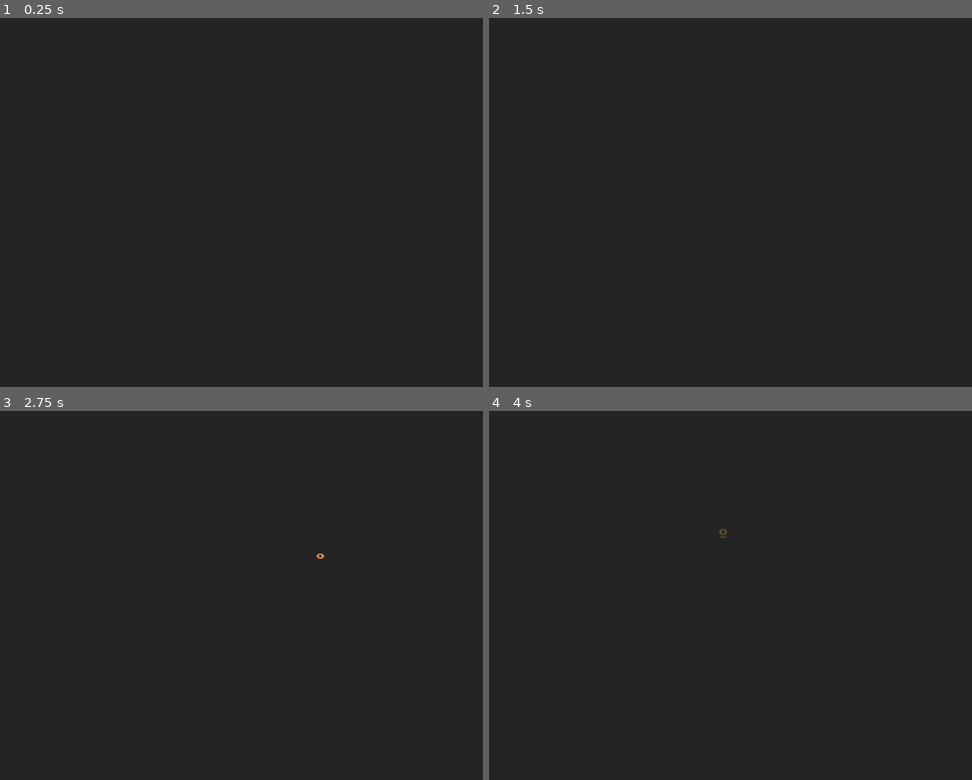
Above: before the commit, frames 1-4 (two rows, left to right).
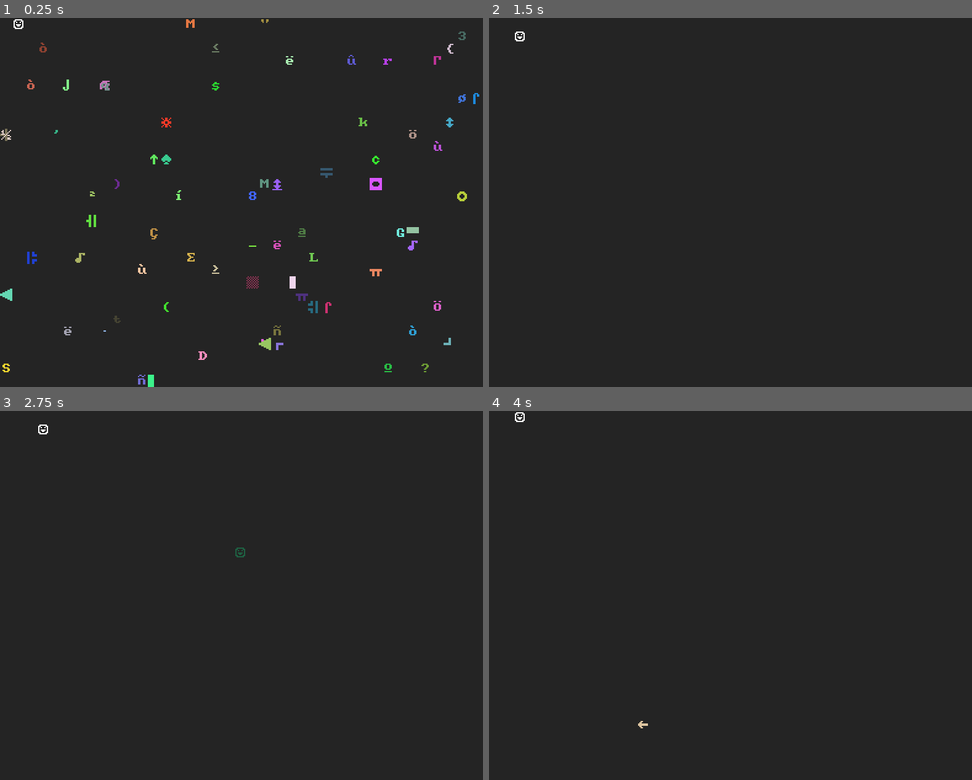
Above: after the commit, the same moments.

Repository: jameynakama/dontfindthekitty-gd
Game: Godot game, scene res://Main.tscn
Same seed, same stepped clock (60 frames per second), same inputs: the game is played once before the commit and once after it.
Inputs:
- Up to frame 1 (0.25 s): no input
- Up to frame 2 (1.5 s): tap Enter (enter) at 0.5, 0.6 s; hold Right (move_right, bound only after the commit) 0.53-1.28 s; hold Down (move_down, bound only after the commit) from 1.28 s (still down); tap Space (space) at 1.35 s
- Up to frame 3 (2.75 s): tap Space (space) at 2 s; release Down (move_down, bound only after the commit) at 2.03 s; hold Right (move_right, bound only after the commit) from 2.03 s (still down); tap Enter (enter) at 2.1 s
- Up to frame 4 (4 s): tap Enter (enter) at 2.75, 3.6 s; release Right (move_right, bound only after the commit) at 2.78 s; hold Up (move_up, bound only after the commit) 2.78-3.53 s; tap Space (space) at 2.85, 3.5 s; hold Left (move_left, bound only after the commit) from 3.53 s (still down)

The runs differ from the first frame. In frame 1, 1.8% of the frame differs, in the area x 0-100%, y 0-100%; in frame 2, less than 0.1%; in frame 3, less than 0.1%; in frame 4, less than 0.1%.

Commit message:
Make animals spawn and move

Diff:
--- a/Aminal.gd
+++ b/Aminal.gd
@@ -1,14 +1,63 @@
-extends AnimatedSprite
+extends Area2D
 
+const TILE_SIZE = 20
+const MOVE_TIMEOUT = 0.2
+const CHANCE_TO_WAIT = 0.8
 
 var screen_size
+var directions = [
+	Vector2.UP,
+	Vector2.RIGHT,
+	Vector2.DOWN,
+	Vector2.LEFT,
+]
+
+onready var ray = $RayCast2D
 
 
 func _ready():
-	print('aminal ready')
+	randomize()
 	screen_size = get_viewport_rect().size
-	position.x = randi() % int(screen_size.x / 20) * 20
-	position.y = randi() % int(screen_size.y / 20) * 20
-	frame = randi() % 256
+	$AnimatedSprite.frame = randi() % 253
+
+	# TODO: Figure out how not to spawn over another
+#	while true:
+#		position += get_random_vector()
+#		position = position.snapped(Vector2.ONE * TILE_SIZE)
+#		position += Vector2.ONE * (TILE_SIZE / 2)
+#		ray.cast_to = Vector2.ZERO
+#		ray.force_raycast_update()
+#		if ray.is_colliding():
+#			print("I'm colliding!")
+#		if !ray.is_colliding():
+#			break
+
+	position += get_random_vector()
+	position = position.snapped(Vector2.ONE * TILE_SIZE)
+	position += Vector2.ONE * (TILE_SIZE / 2)
+
 	modulate = Color8(randi() % 226 + 30, randi() % 226 + 30, randi() % 226 + 30)
-	print('aminal at position', position)
+
+	$MoveTimer.start(MOVE_TIMEOUT)
+
+
+func get_random_vector():
+	var random_x = randi() % int(screen_size.x) / TILE_SIZE
+	var random_y = randi() % int(screen_size.y) / TILE_SIZE
+	return Vector2(random_x * TILE_SIZE, random_y * TILE_SIZE)
+
+
+func move():
+	if randf() < CHANCE_TO_WAIT:
+		return
+
+	var target_position = directions[randi() % directions.size()] * TILE_SIZE
+	ray.cast_to = target_position
+	ray.force_raycast_update()
+	if !ray.is_colliding() and randf() < 0.4:
+		var future_position = position + target_position
+		if future_position.x < 0 or future_position.x > screen_size.x \
+			or future_position.y < 0 or future_position.y > screen_size.y:
+			return
+		position = future_position
+	$MoveTimer.start(MOVE_TIMEOUT)
--- a/Aminal.tscn
+++ b/Aminal.tscn
@@ -1,13 +1,8 @@
-[gd_scene load_steps=260 format=2]
+[gd_scene load_steps=258 format=2]
 
 [ext_resource path="res://assets/qbicfeet_10x10.png" type="Texture" id=1]
 [ext_resource path="res://Aminal.gd" type="Script" id=2]
 
-[sub_resource type="AtlasTexture" id=1]
-flags = 4
-atlas = ExtResource( 1 )
-region = Rect2( 0, 0, 20, 20 )
-
 [sub_resource type="AtlasTexture" id=2]
 flags = 4
 atlas = ExtResource( 1 )
@@ -163,11 +158,6 @@
 atlas = ExtResource( 1 )
 region = Rect2( 300, 20, 20, 20 )
 
-[sub_resource type="AtlasTexture" id=33]
-flags = 4
-atlas = ExtResource( 1 )
-region = Rect2( 0, 40, 20, 20 )
-
 [sub_resource type="AtlasTexture" id=34]
 flags = 4
 atlas = ExtResource( 1 )
@@ -192,11 +182,6 @@
 flags = 4
 atlas = ExtResource( 1 )
 region = Rect2( 100, 40, 20, 20 )
-
-[sub_resource type="AtlasTexture" id=39]
-flags = 4
-atlas = ExtResource( 1 )
-region = Rect2( 120, 40, 20, 20 )
 
 [sub_resource type="AtlasTexture" id=40]
 flags = 4
@@ -1285,12 +1270,27 @@
 
 [sub_resource type="SpriteFrames" id=257]
 animations = [ {
-"frames": [ SubResource( 1 ), SubResource( 2 ), SubResource( 3 ), SubResource( 4 ), SubResource( 5 ), SubResource( 6 ), SubResource( 7 ), SubResource( 8 ), SubResource( 9 ), SubResource( 10 ), SubResource( 11 ), SubResource( 12 ), SubResource( 13 ), SubResource( 14 ), SubResource( 15 ), SubResource( 16 ), SubResource( 17 ), SubResource( 18 ), SubResource( 19 ), SubResource( 20 ), SubResource( 21 ), SubResource( 22 ), SubResource( 23 ), SubResource( 24 ), SubResource( 25 ), SubResource( 26 ), SubResource( 27 ), SubResource( 28 ), SubResource( 29 ), SubResource( 30 ), SubResource( 31 ), SubResource( 32 ), SubResource( 33 ), SubResource( 34 ), SubResource( 35 ), SubResource( 36 ), SubResource( 37 ), SubResource( 38 ), SubResource( 39 ), SubResource( 40 ), SubResource( 41 ) …(4245 unchanged characters)…
+"frames": [ SubResource( 2 ), SubResource( 3 ), SubResource( 4 ), SubResource( 5 ), SubResource( 6 ), SubResource( 7 ), SubResource( 8 ), SubResource( 9 ), SubResource( 10 ), SubResource( 11 ), SubResource( 12 ), SubResource( 13 ), SubResource( 14 ), SubResource( 15 ), SubResource( 16 ), SubResource( 17 ), SubResource( 18 ), SubResource( 19 ), SubResource( 20 ), SubResource( 21 ), SubResource( 22 ), SubResource( 23 ), SubResource( 24 ), SubResource( 25 ), SubResource( 26 ), SubResource( 27 ), SubResource( 28 ), SubResource( 29 ), SubResource( 30 ), SubResource( 31 ), SubResource( 32 ), SubResource( 34 ), SubResource( 35 ), SubResource( 36 ), SubResource( 37 ), SubResource( 38 ), SubResource( 40 ), SubResource( 41 ) …(4245 unchanged characters)…
 "loop": true,
 "name": "default",
 "speed": 5.0
 } ]
 
-[node name="Aminal" type="AnimatedSprite" groups=["aminals"]]
+[sub_resource type="RectangleShape2D" id=258]
+
+[node name="Aminal" type="Area2D" groups=["aminals"]]
+script = ExtResource( 2 )
+
+[node name="AnimatedSprite" type="AnimatedSprite" parent="."]
 frames = SubResource( 257 )
-script = ExtResource( 2 )
+
+[node name="CollisionShape2D" type="CollisionShape2D" parent="."]
+shape = SubResource( 258 )
+
+[node name="RayCast2D" type="RayCast2D" parent="."]
+collide_with_areas = true
+
+[node name="MoveTimer" type="Timer" parent="."]
+wait_time = 0.2
+
+[connection signal="timeout" from="MoveTimer" to="." method="move"]
--- a/Main.gd
+++ b/Main.gd
@@ -3,9 +3,14 @@
 
 export(PackedScene) var aminal_scene
 
+const NUM_AMINALS = 75
+
 
 func _ready():
 	randomize()
+
+	for i in range(NUM_AMINALS):
+		add_child(aminal_scene.instance())
 
 
 func _process(delta):
--- a/Main.tscn
+++ b/Main.tscn
@@ -1,7 +1,8 @@
-[gd_scene load_steps=3 format=2]
+[gd_scene load_steps=4 format=2]
 
 [ext_resource path="res://Main.gd" type="Script" id=1]
 [ext_resource path="res://Aminal.tscn" type="PackedScene" id=2]
+[ext_resource path="res://Player.tscn" type="PackedScene" id=3]
 
 [node name="Main" type="Node"]
 script = ExtResource( 1 )
@@ -12,5 +13,5 @@
 anchor_bottom = 1.0
 color = Color( 0.145098, 0.145098, 0.145098, 1 )
 
-[node name="Position2D" type="Position2D" parent="."]
-position = Vector2( 400, 300 )
+[node name="Player" parent="." instance=ExtResource( 3 )]
+position = Vector2( 11, 9 )
--- /dev/null
+++ b/Player.gd
@@ -0,0 +1,33 @@
+extends Area2D
+
+var screen_size
+var tile_size = 20
+var inputs = {
+	"move_up": Vector2.UP,
+	"move_right": Vector2.RIGHT,
+	"move_down": Vector2.DOWN,
+	"move_left": Vector2.LEFT,
+}
+
+onready var ray = $RayCast2D
+
+func _ready():
+	screen_size = get_viewport_rect().size
+	position = position.snapped(Vector2.ONE * tile_size)
+	position += Vector2.ONE * tile_size / 2
+
+func _unhandled_input(event):
+	for dir in inputs.keys():
+		if event.is_action_pressed(dir):
+			move(dir)
+
+func move(dir):
+	var target_position = inputs[dir] * tile_size
+	ray.cast_to = target_position
+	ray.force_raycast_update()
+	if !ray.is_colliding():
+		var future_position = position + target_position
+		if future_position.x < 0 or future_position.x > screen_size.x \
+			or future_position.y < 0 or future_position.y > screen_size.y:
+			return
+		position = future_position
--- /dev/null
+++ b/Player.tscn
@@ -0,0 +1,31 @@
+[gd_scene load_steps=6 format=2]
+
+[ext_resource path="res://Player.gd" type="Script" id=1]
+[ext_resource path="res://assets/qbicfeet_10x10.png" type="Texture" id=2]
+
+[sub_resource type="AtlasTexture" id=1]
+flags = 4
+atlas = ExtResource( 2 )
+region = Rect2( 20, 0, 20, 20 )
+
+[sub_resource type="SpriteFrames" id=2]
+animations = [ {
+"frames": [ SubResource( 1 ) ],
+"loop": true,
+"name": "default",
+"speed": 5.0
+} ]
+
+[sub_resource type="RectangleShape2D" id=3]
+
+[node name="Player" type="Area2D"]
+script = ExtResource( 1 )
+
+[node name="AnimatedSprite" type="AnimatedSprite" parent="."]
+frames = SubResource( 2 )
+
+[node name="CollisionShape2D" type="CollisionShape2D" parent="."]
+shape = SubResource( 3 )
+
+[node name="RayCast2D" type="RayCast2D" parent="."]
+collide_with_areas = true
--- a/project.godot
+++ b/project.godot
@@ -36,6 +36,30 @@
 "events": [ Object(InputEventKey,"resource_local_to_scene":false,"resource_name":"","device":0,"alt":false,"shift":false,"control":false,"meta":false,"command":false,"pressed":false,"scancode":32,"physical_scancode":0,"unicode":0,"echo":false,"script":null)
  ]
 }
+move_up={
+"deadzone": 0.5,
+"events": [ Object(InputEventKey,"resource_local_to_scene":false,"resource_name":"","device":0,"alt":false,"shift":false,"control":false,"meta":false,"command":false,"pressed":false,"scancode":16777232,"physical_scancode":0,"unicode":0,"echo":false,"script":null)
+, Object(InputEventKey,"resource_local_to_scene":false,"resource_name":"","device":0,"alt":false,"shift":false,"control":false,"meta":false,"command":false,"pressed":false,"scancode":75,"physical_scancode":0,"unicode":0,"echo":false,"script":null)
+ ]
+}
+move_right={
+"deadzone": 0.5,
+"events": [ Object(InputEventKey,"resource_local_to_scene":false,"resource_name":"","device":0,"alt":false,"shift":false,"control":false,"meta":false,"command":false,"pressed":false,"scancode":16777233,"physical_scancode":0,"unicode":0,"echo":false,"script":null)
+, Object(InputEventKey,"resource_local_to_scene":false,"resource_name":"","device":0,"alt":false,"shift":false,"control":false,"meta":false,"command":false,"pressed":false,"scancode":76,"physical_scancode":0,"unicode":0,"echo":false,"script":null)
+ ]
+}
+move_down={
+"deadzone": 0.5,
+"events": [ Object(InputEventKey,"resource_local_to_scene":false,"resource_name":"","device":0,"alt":false,"shift":false,"control":false,"meta":false,"command":false,"pressed":false,"scancode":16777234,"physical_scancode":0,"unicode":0,"echo":false,"script":null)
+, Object(InputEventKey,"resource_local_to_scene":false,"resource_name":"","device":0,"alt":false,"shift":false,"control":false,"meta":false,"command":false,"pressed":false,"scancode":74,"physical_scancode":0,"unicode":0,"echo":false,"script":null)
+ ]
+}
+move_left={
+"deadzone": 0.5,
+"events": [ Object(InputEventKey,"resource_local_to_scene":false,"resource_name":"","device":0,"alt":false,"shift":false,"control":false,"meta":false,"command":false,"pressed":false,"scancode":16777231,"physical_scancode":0,"unicode":0,"echo":false,"script":null)
+, Object(InputEventKey,"resource_local_to_scene":false,"resource_name":"","device":0,"alt":false,"shift":false,"control":false,"meta":false,"command":false,"pressed":false,"scancode":72,"physical_scancode":0,"unicode":0,"echo":false,"script":null)
+ ]
+}
 
 [physics]
 
